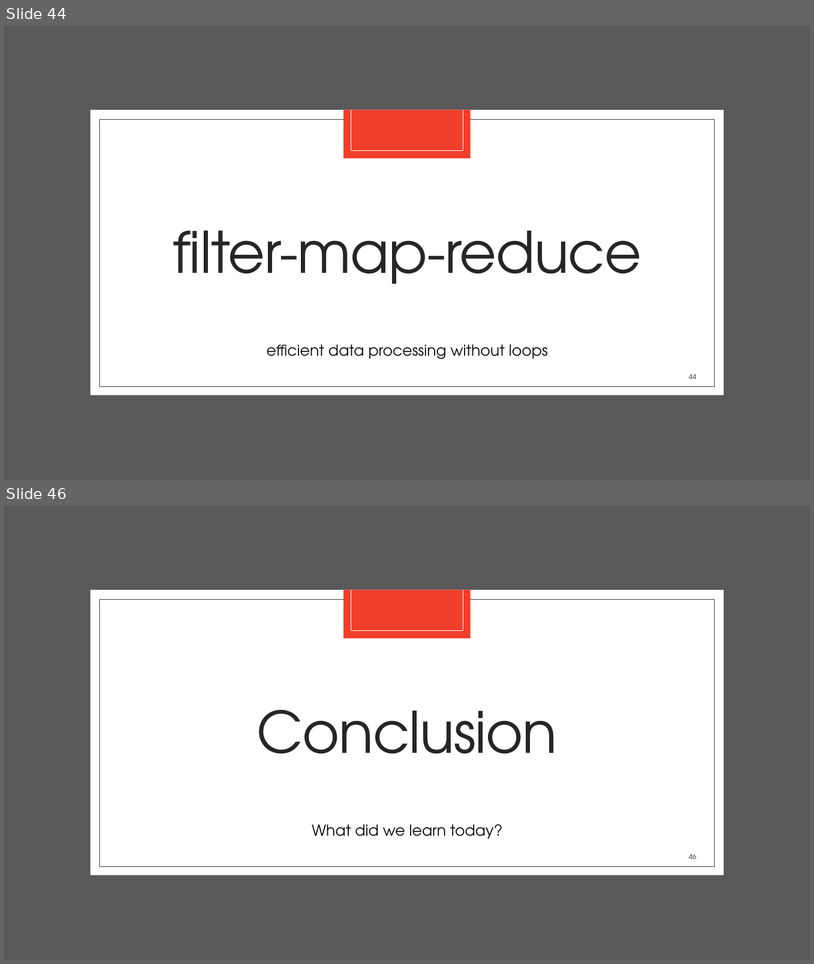
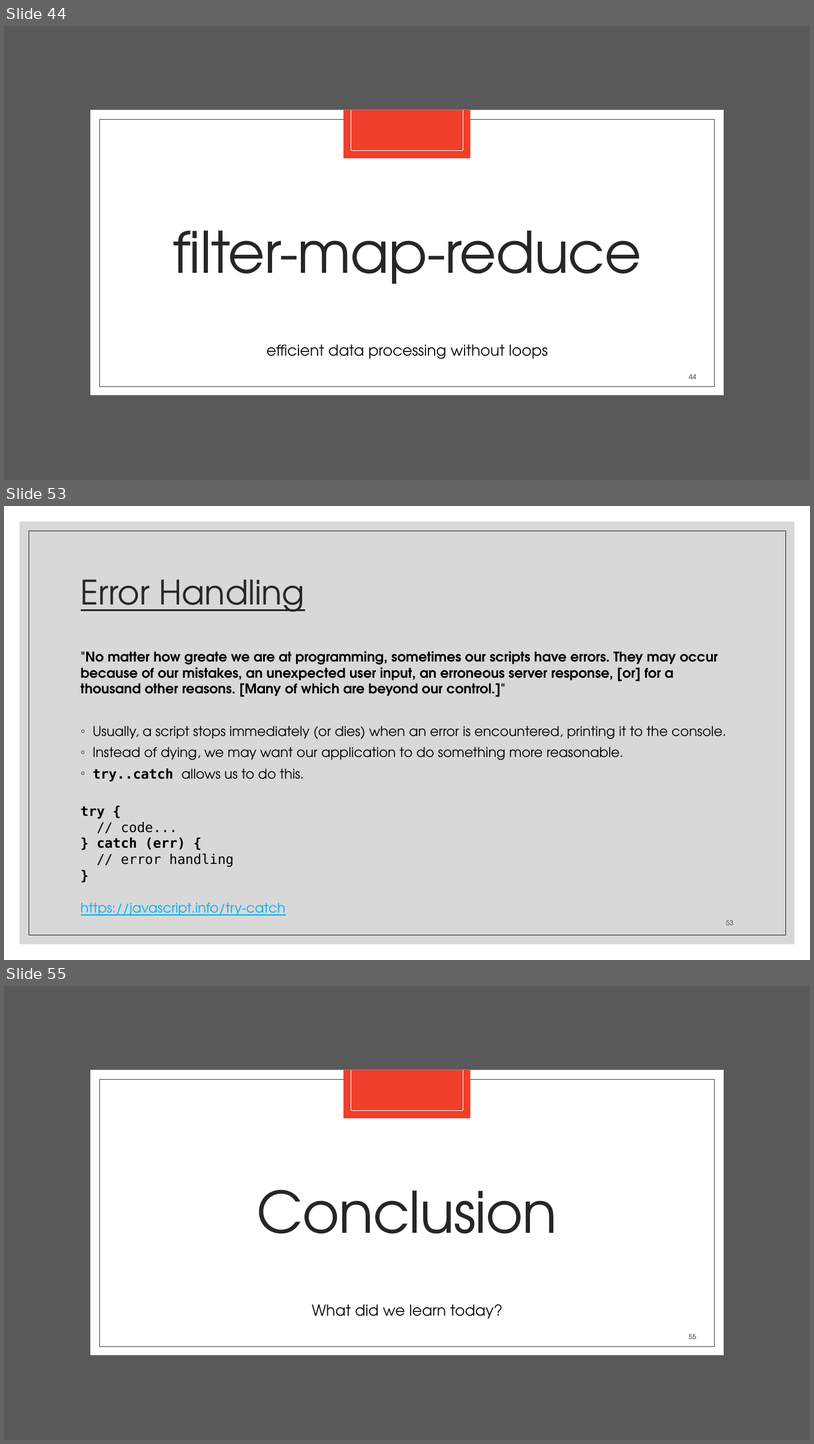
Before and after one commit to zackstotts/base-node-curriculum, a slide deck: unit_00/html_review/04 JavaScript.pptx. Shown one above the other, each under a label of ours: slides 44 and 46 before the commit, slides 44, 53 and 55 after it; the slides between them are not shown. The pictures are 814x964 and 814x1444 pixels, drawn with LibreOffice and Linux fonts; fonts in the diff are those of the drawing. Boxes give left, top, right and bottom in pixels: in the first picture for what was removed or moved away, otherwise in the second. Text is boxed around its words. In the diff, an @@ line names an element or a change of style, - is before the commit and + after.

Commit message:
javascript slides

```diff
--- a/unit_00/html_review/04 JavaScript.pptx
+++ b/unit_00/html_review/04 JavaScript.pptx
@@ slide 53 added at [4,506,810,960], background #FFFFFF @@
@@ rectangle added at [20,522,795,944], fill #BFBFBF at 60% opacity @@
@@ rectangle added at [29,531,786,935], outline #262626 0.5 pt @@
@@ title added at [81,579,305,612], 40 pt, text #262626, underline @@
+Error Handling
@@ text added at [81,651,726,915], 16 pt, text #000000, bold @@
+"No matter how greate we are at programming, sometimes our scripts have errors. They may occur because of our mistakes, an unexpected user input, an erroneous server response, [or] for a thousand other reasons. [Many of which are beyond our control.]"
+◦ Usually, a script stops immediately (or dies) when an error is encountered, printing it to the console.
+◦ Instead of dying, we may want our application to do something more reasonable.
+◦ try..catch allows us to do this.
+try {
+// code...
+} catch (err) {
+// error handling
+}
+https://javascript.info/try-catch
@@ page number added at [726,919,734,925], 8 pt, text #404040 @@
+53
@@ what was slide 46 is now slide 55 @@
@@ page number at [689,1333,696,1339]: text changed @@
-46
+55
```
Also in this commit, not shown: 1 slide changed, 8 other slides added.
